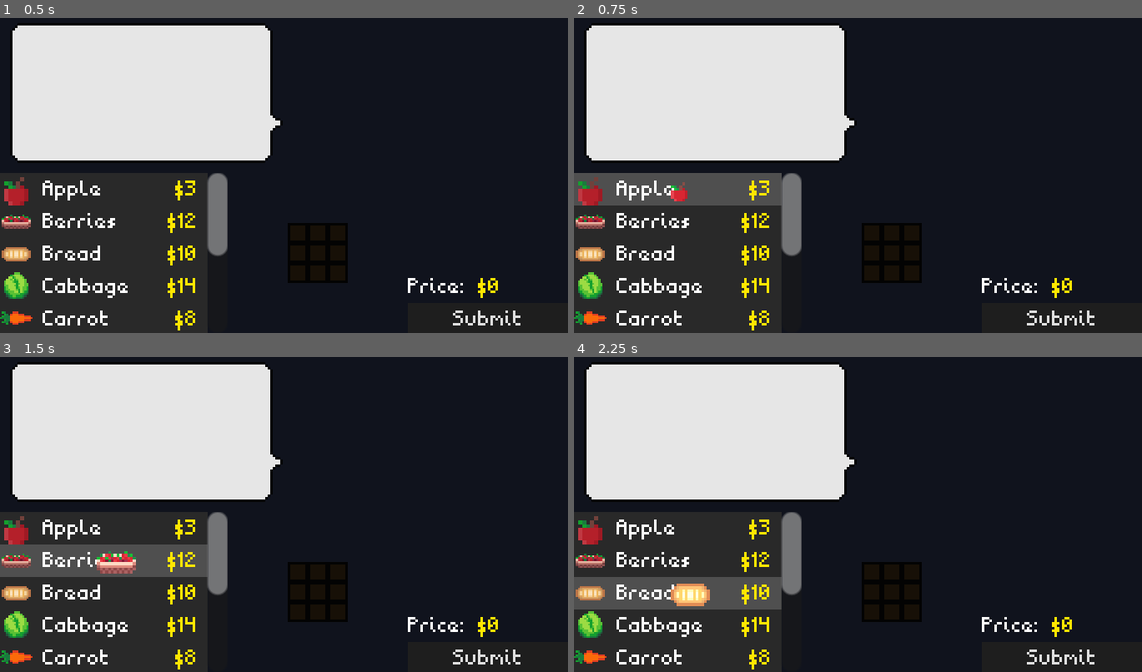
Above: before the commit, frames 1-4 (two rows, left to right).
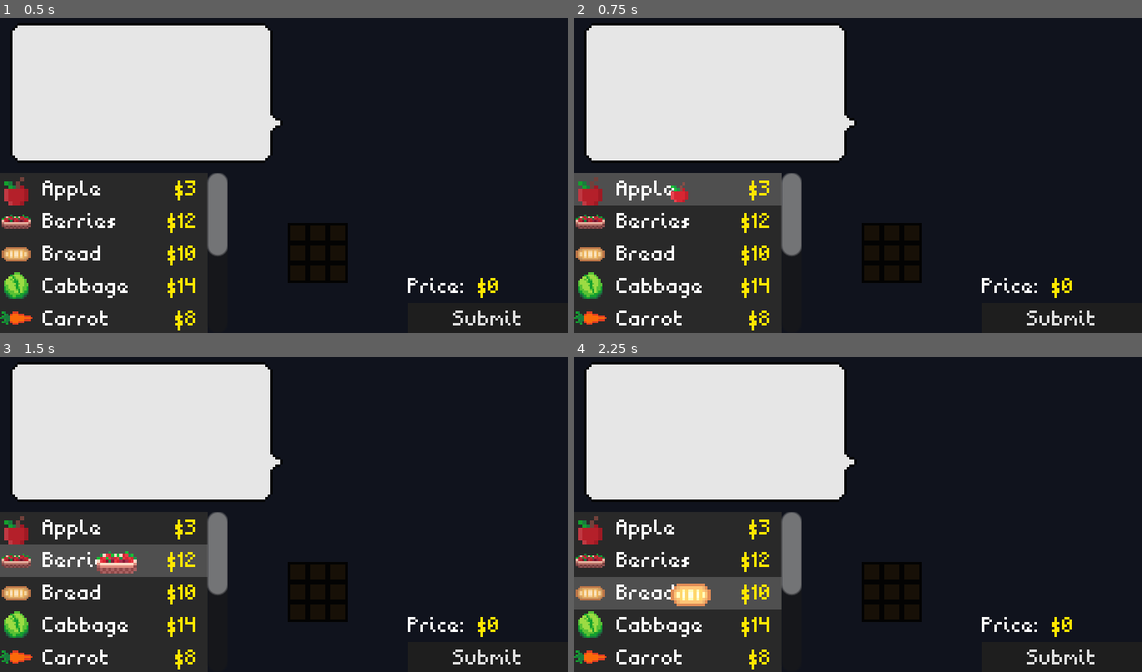
Above: after the commit, the same moments.

Repository: InRe-Dan/gmtk2024
Game: Godot game, scene res://main.tscn
Same seed, same stepped clock (60 frames per second), same inputs: the game is played once before the commit and once after it. The engine's default icon, where the game draws it, is replaced by a stand-in: a white triangle on a blue panel in a dark square.
Inputs (mouse positions are in pixels of both pictures, inside the frame that each line leads up to):
- Up to frame 1 (0.5 s): no input
- Up to frame 2 (0.75 s): click (676, 188) at 0.5 s
- Up to frame 3 (1.5 s): click (102, 561) at 1.27 s
- Up to frame 4 (2.25 s): click (676, 593) at 2.02 s

Frame 1 is identical in both runs. In frame 2, less than 0.1% of the frame differs, in the area x 17-21%, y 53-59%; in frame 3, less than 0.1%, in the area x 17-25%, y 61-69%; in frame 4, less than 0.1%.

Commit message:
Adjusted pick-up resolution scaling

Diff:
--- a/Item/grid_item.gd
+++ b/Item/grid_item.gd
@@ -33,7 +33,7 @@
 ## Item is picked up
 func pickup() -> void:
 	z_index = 100
-	scale = Vector2(1.1, 1.1)
+	scale = Vector2(1.125, 1.125)
 	highlight(true)
 
 
